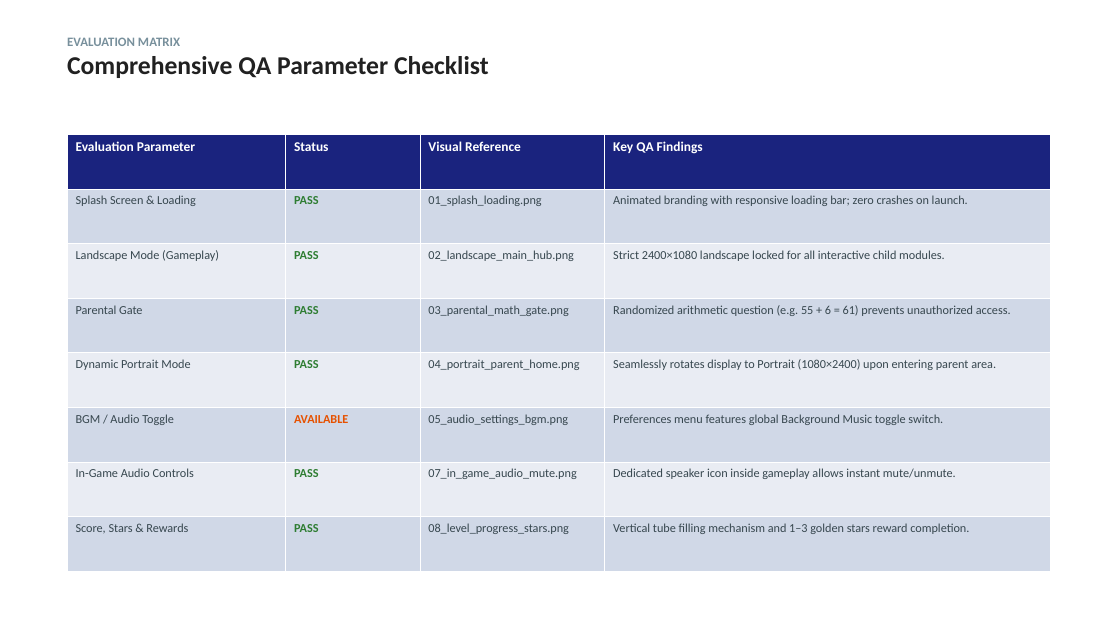
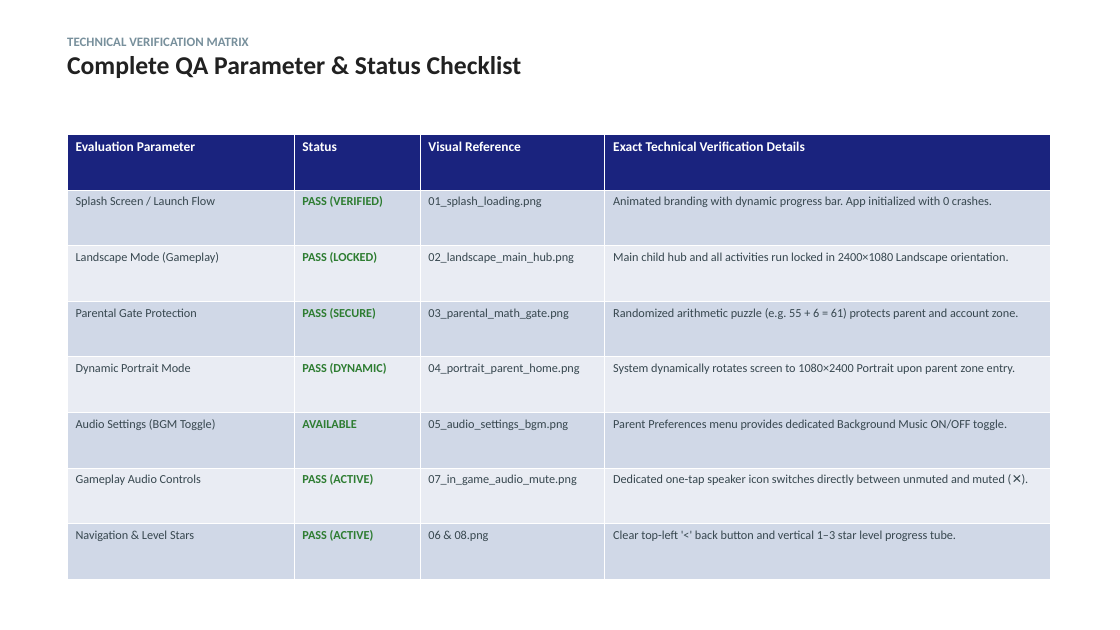
Before and after one commit to ananddub/game-qa-review-3g1j37, a slide deck: slide 2 of Little_Singham_Play_and_Learn.pptx (slide 3 before the commit). Drawn at 1120x630 pixels with LibreOffice and Linux fonts; fonts in the diff are those of the drawing. Boxes give left, top, right and bottom in pixels: in the first picture for what was removed or moved away, otherwise in the second. Text is boxed around its words. In the diff, an @@ line names an element or a change of style, - is before the commit and + after.

Commit message:
Remove all suggestions/recommendations; update slides to focus purely on detailed screen statuses, UI elements, and technical parameters

```diff
--- a/Little_Singham_Play_and_Learn.pptx
+++ b/Little_Singham_Play_and_Learn.pptx
@@ text at (67, 37, 522, 78): text changed @@
-EVALUATION MATRIX
-Comprehensive QA Parameter Checklist
+TECHNICAL VERIFICATION MATRIX
+Complete QA Parameter & Status Checklist
@@ table at (67, 134, 1050, 580) @@
-row 1, column 4: Key QA Findings
+row 1, column 4: Exact Technical Verification Details
-row 2: Splash Screen & Loading | PASS | 01_splash_loading.png | Animated branding with responsive loading bar; zero crashes on launch.
+row 2: Splash Screen / Launch Flow | PASS (VERIFIED) | 01_splash_loading.png | Animated branding with dynamic progress bar. App initialized with 0 crashes.
-row 3, column 2: PASS
+row 3, column 2: PASS (LOCKED)
-row 3, column 4: Strict 2400×1080 landscape locked for all interactive child modules.
+row 3, column 4: Main child hub and all activities run locked in 2400×1080 Landscape orientation.
-row 4: Parental Gate | PASS | 03_parental_math_gate.png | Randomized arithmetic question (e.g. 55 + 6 = 61) prevents unauthorized access.
+row 4: Parental Gate Protection | PASS (SECURE) | 03_parental_math_gate.png | Randomized arithmetic puzzle (e.g. 55 + 6 = 61) protects parent and account zone.
-row 5, column 2: PASS
+row 5, column 2: PASS (DYNAMIC)
-row 5, column 4: Seamlessly rotates display to Portrait (1080×2400) upon entering parent area.
+row 5, column 4: System dynamically rotates screen to 1080×2400 Portrait upon parent zone entry.
-row 6, column 1: BGM / Audio Toggle
+row 6, column 1: Audio Settings (BGM Toggle)
-row 6, column 4: Preferences menu features global Background Music toggle switch.
+row 6, column 4: Parent Preferences menu provides dedicated Background Music ON/OFF toggle.
-row 7: In-Game Audio Controls | PASS | 07_in_game_audio_mute.png | Dedicated speaker icon inside gameplay allows instant mute/unmute.
+row 7: Gameplay Audio Controls | PASS (ACTIVE) | 07_in_game_audio_mute.png | Dedicated one-tap speaker icon switches directly between unmuted and muted (✕).
-row 8: Score, Stars & Rewards | PASS | 08_level_progress_stars.png | Vertical tube filling mechanism and 1–3 golden stars reward completion.
+row 8: Navigation & Level Stars | PASS (ACTIVE) | 06 & 08.png | Clear top-left '<' back button and vertical 1–3 star level progress tube.
@@ text colour #E65100 to #2E7D32 in "AVAILABLE" @@
```
Also in this commit, not shown: 1 other slide changed, 5 slides added, 6 slides removed, 2 other files.
